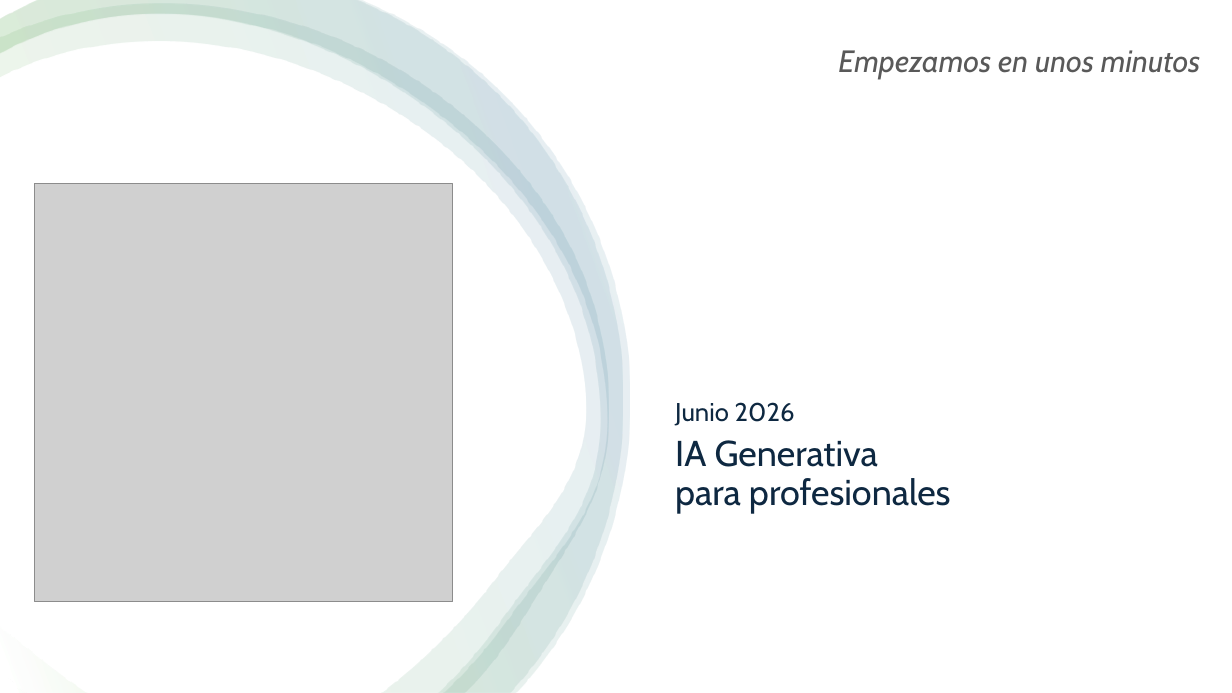
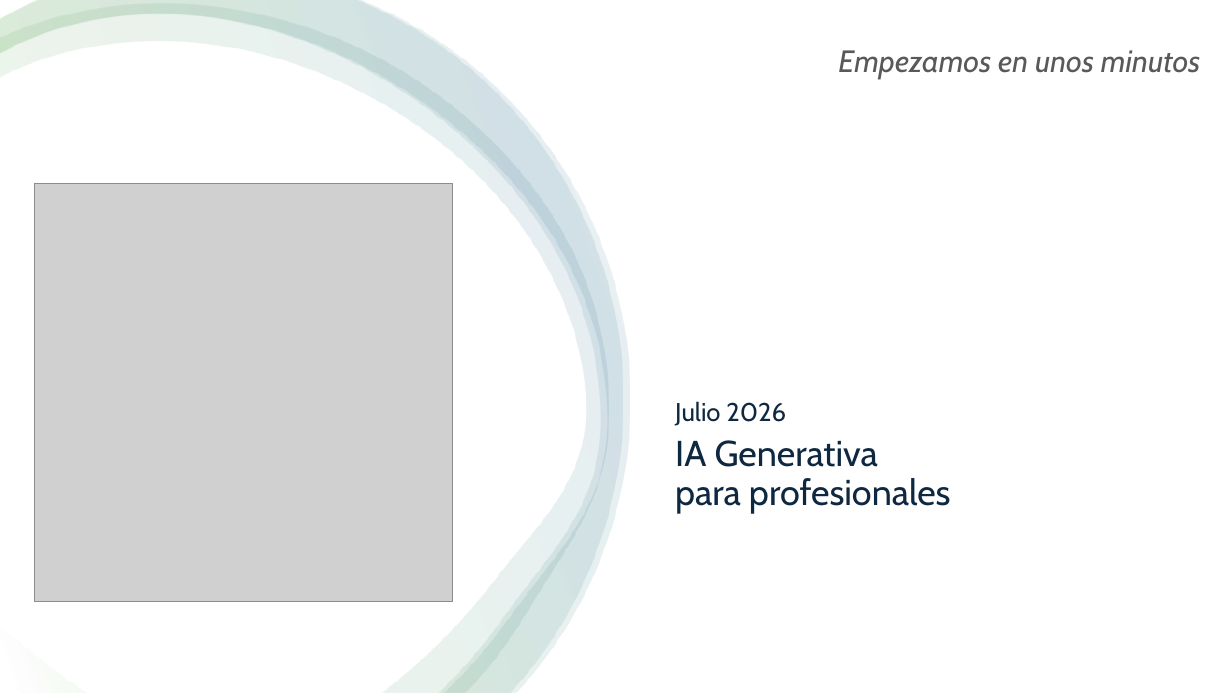
Before and after one commit to quizeth/Labs, a slide deck: slide 1 of IA y Copilot para business professionals/IA Generativa y Microsoft Copilot para profesionales.pptx. Drawn at 1232x693 pixels with LibreOffice and Linux fonts; fonts in the diff are those of the drawing; grey boxes stand for pictures. Boxes give left, top, right and bottom in pixels: in the first picture for what was removed or moved away, otherwise in the second. Text is boxed around its words. In the diff, an @@ line names an element or a change of style, - is before the commit and + after.

```diff
--- a/IA y Copilot para business professionals/IA Generativa y Microsoft Copilot para profesionales.pptx
+++ b/IA y Copilot para business professionals/IA Generativa y Microsoft Copilot para profesionales.pptx
@@ subtitle at [675,401,786,426]: text changed @@
-Junio 2026
+Julio 2026
```
Also in this commit, not shown: 1 other slide changed, 1 slide added.
